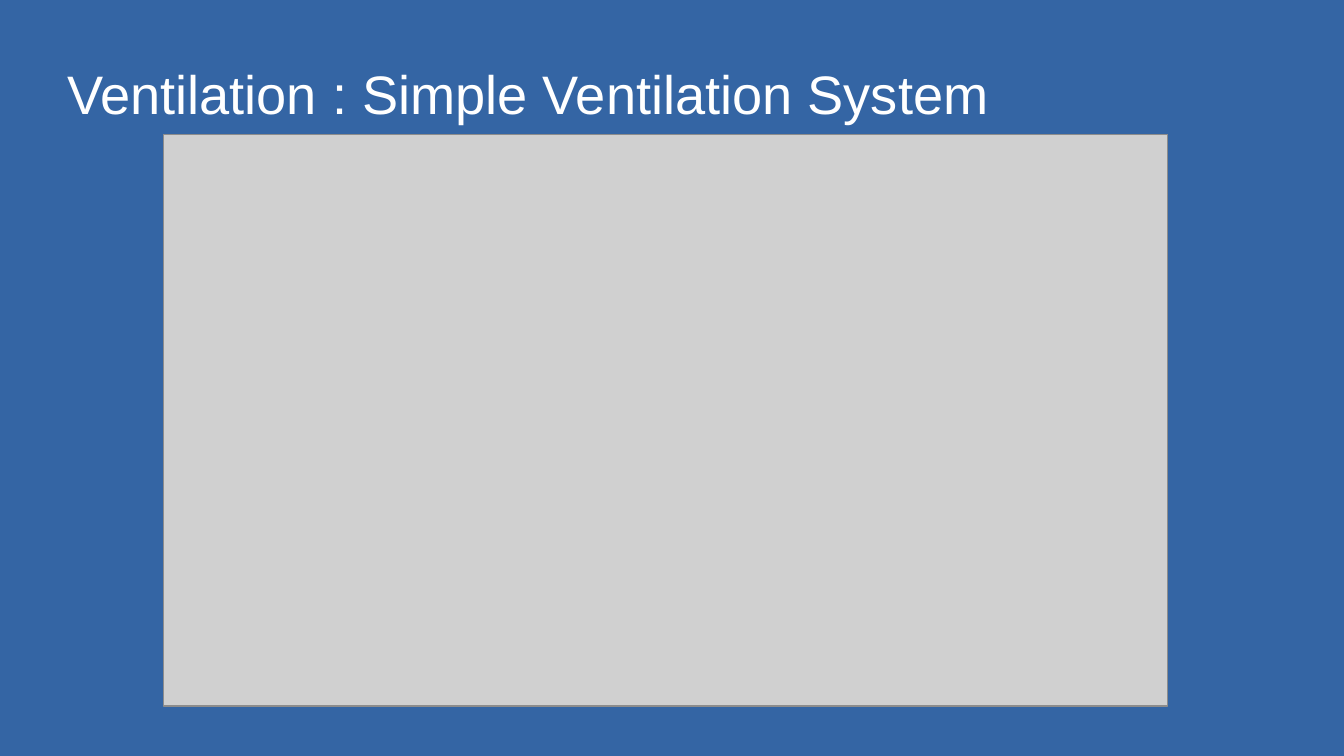
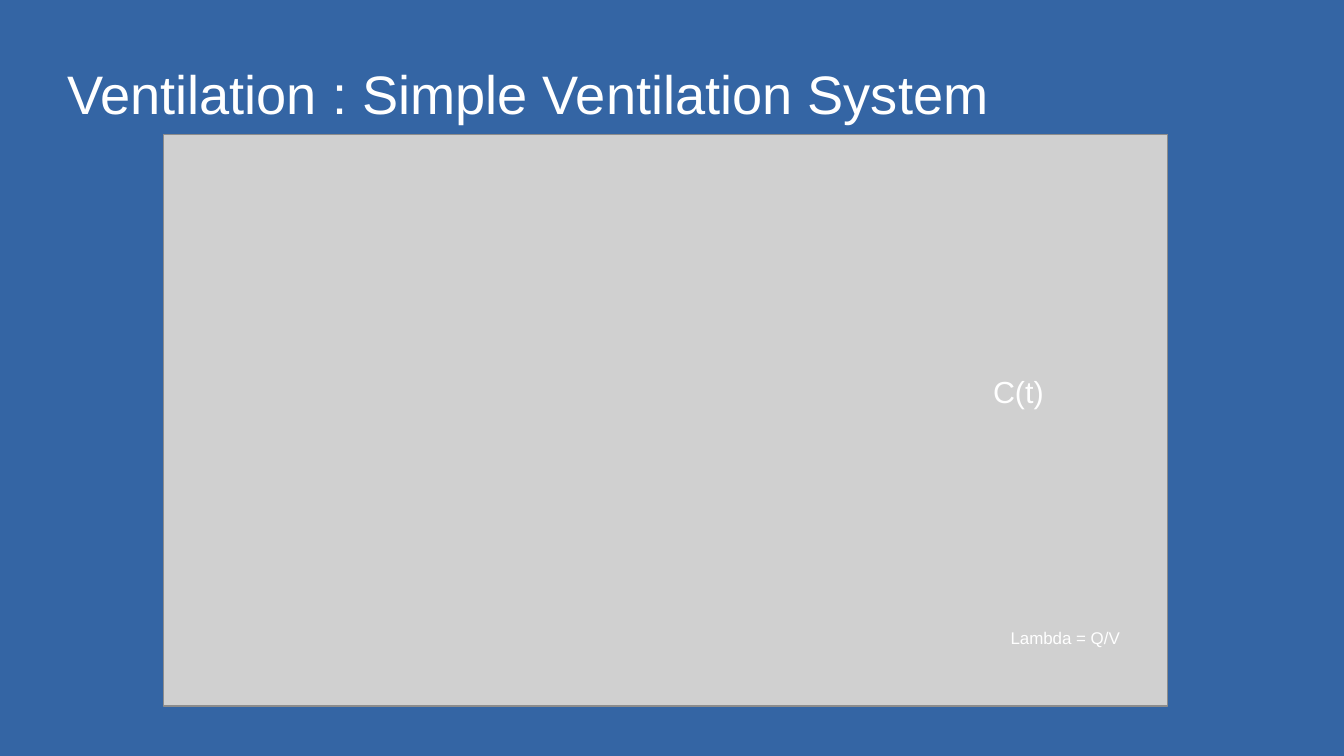
Before and after one commit to kathuman/Vensim-Experiments, a slide deck: slide 7 of 20-12-Ventilation_vs_Infectivity/Model-Reproduction-Noakes/210304_SD-Presentation.odp (slide 6 before the commit). Drawn at 1344x756 pixels with LibreOffice and Linux fonts; fonts in the diff are those of the drawing; grey boxes stand for pictures; background and template pictures are left out. Boxes give left, top, right and bottom in pixels: in the first picture for what was removed or moved away, otherwise in the second. Text is boxed around its words. In the diff, an @@ line names an element or a change of style, - is before the commit and + after.

```diff
--- a/20-12-Ventilation_vs_Infectivity/Model-Reproduction-Noakes/210304_SD-Presentation.odp
+++ b/20-12-Ventilation_vs_Infectivity/Model-Reproduction-Noakes/210304_SD-Presentation.odp
@@ text added at (x1=993, y1=381, x2=1044, y2=408), 18 pt, text #FFFFFF @@
+C(t)
@@ text added at (x1=1011, y1=632, x2=1120, y2=647), 10 pt, text #FFFFFF @@
+Lambda = Q/V
```
